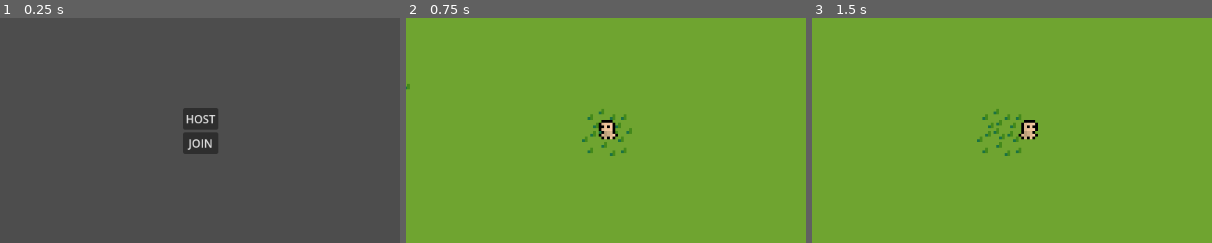
Above: before the commit, frames 1-3 (left to right).
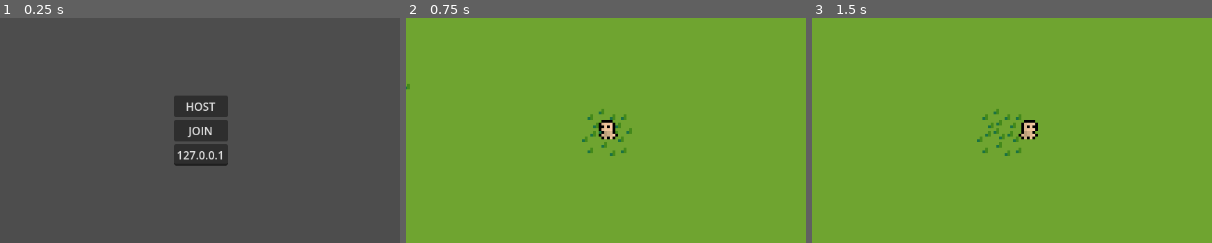
Above: after the commit, the same moments.

Repository: isjxn/ihaxgame
Game: Godot game, scene res://scenes/main/main.tscn
The game is run twice, just before and just after one commit, with the same random seed, the same clock (stepped at 60 frames per second) and the same inputs.
Inputs:
- Up to frame 1 (0.25 s): no input
- Up to frame 2 (0.75 s): click "HOST" at 0.5 s
- Up to frame 3 (1.5 s): tap Enter at 1.25 s; hold Right (ui_right) from 1.28 s (still down)
The pictures show only the part of the screen within x 25-75%, y 25-75%; the shares and areas given below are measured in that part.

The runs differ from the first frame. In frame 1, 2.8% of the frame differs, in the area x 43-57%, y 34-66%; in frame 2, nothing differs; in frame 3, nothing differs.

Commit message:
Implement basic dedicated_server

Diff:
--- a/project.godot
+++ b/project.godot
@@ -22,3 +22,4 @@
 [rendering]
 
 textures/canvas_textures/default_texture_filter=0
+textures/vram_compression/import_etc2_astc=true
--- a/scenes/main/main.gd
+++ b/scenes/main/main.gd
@@ -4,25 +4,35 @@
 var scene = preload("res://scenes/world/world.tscn").instantiate()
 @onready var cam = $Camera2D
 @onready var canvasLayer = $Camera2D/CanvasLayer
+@onready var ip = $Camera2D/CanvasLayer/CenterContainer/VBoxContainer/IP
+
+func _ready():
+	if DisplayServer.get_name() == "headless":
+		print("Started in headless mode.")
+		create_server()
 
 func _on_host_pressed():
-	get_tree().root.add_child(scene)
-	peer.create_server(123)
-	multiplayer.multiplayer_peer = peer
-	multiplayer.peer_connected.connect(add_player)
+	create_server()
 	add_player()
 	hideUi()
 
 
 func _on_join_pressed():
-	get_tree().root.add_child(scene)
-	peer.create_client("127.0.0.1", 123)
+	get_tree().get_root().call_deferred("add_child", scene)
+	peer.create_client(ip.text, 123)
 	multiplayer.multiplayer_peer = peer
 	hideUi()
 
+func create_server():
+	get_tree().get_root().call_deferred("add_child", scene)
+	peer.create_server(123)
+	multiplayer.multiplayer_peer = peer
+	multiplayer.peer_connected.connect(add_player)
+	print("Server created")
 
 func add_player(id = 1):
-		scene.spawn_player(id)
+	scene.spawn_player(id)
+	print("Added player: " + str(id))
 
 
 func exit_game(id):
--- a/scenes/main/main.tscn
+++ b/scenes/main/main.tscn
@@ -29,5 +29,11 @@
 layout_mode = 2
 text = "JOIN"
 
+[node name="IP" type="LineEdit" parent="Camera2D/CanvasLayer/CenterContainer/VBoxContainer"]
+layout_mode = 2
+text = "127.0.0.1"
+placeholder_text = "IP Address"
+expand_to_text_length = true
+
 [connection signal="pressed" from="Camera2D/CanvasLayer/CenterContainer/VBoxContainer/Host" to="." method="_on_host_pressed"]
 [connection signal="pressed" from="Camera2D/CanvasLayer/CenterContainer/VBoxContainer/Join" to="." method="_on_join_pressed"]
Not shown, added: export_presets.cfg
